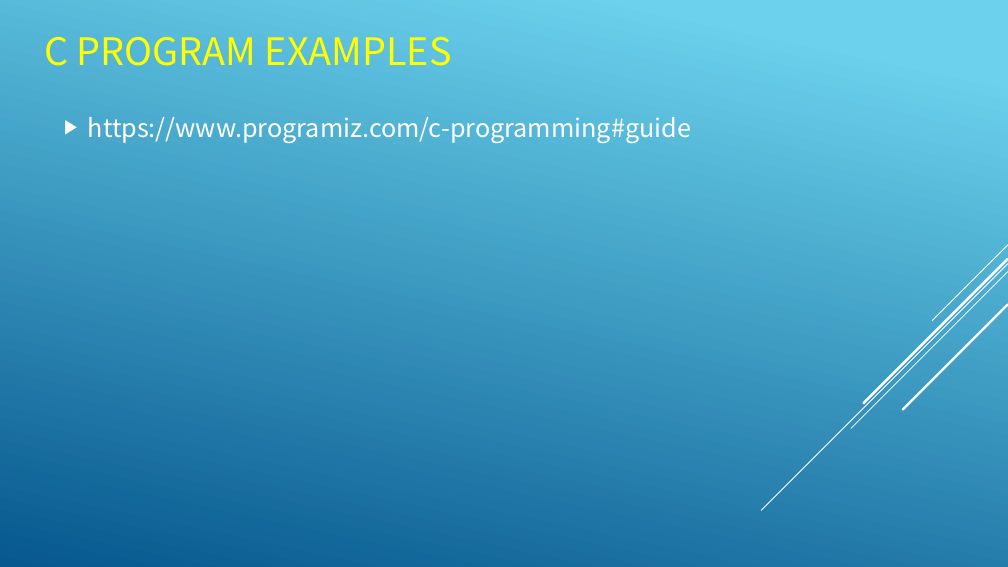
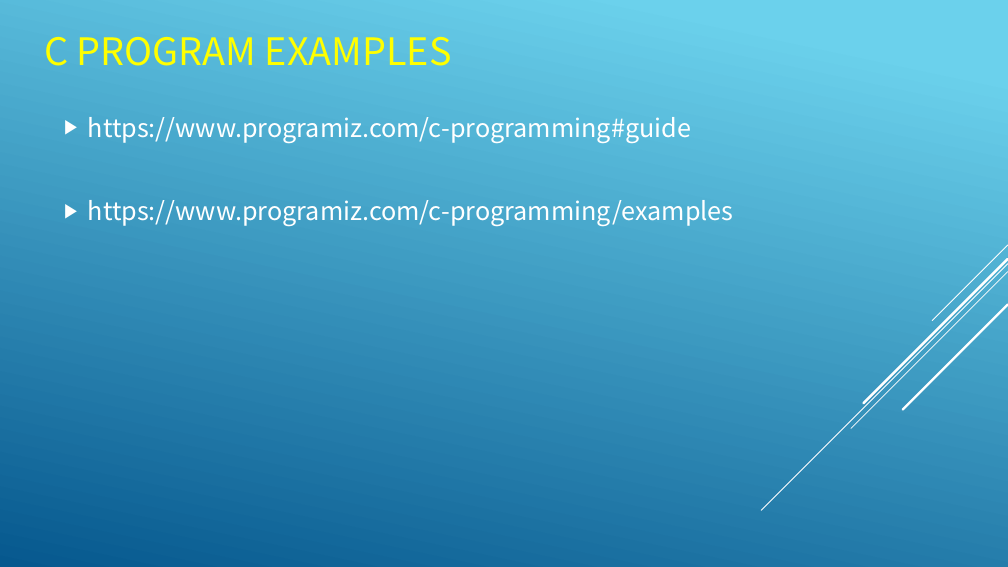
Before and after one commit to yckoincgu/C_Programming, a slide deck: slide 17 of 113/0910/C01_introduction.odp. Drawn at 1008x567 pixels with LibreOffice and Linux fonts; fonts in the diff are those of the drawing. Boxes give left, top, right and bottom in pixels: in the first picture for what was removed or moved away, otherwise in the second. Text is boxed around its words. In the diff, an @@ line names an element or a change of style, - is before the commit and + after.

```diff
--- a/113/0910/C01_introduction.odp
+++ b/113/0910/C01_introduction.odp
@@ text at (x1=88, y1=200, x2=734, y2=227): paragraph added @@
+▶ https://www.programiz.com/c-programming/examples
```
Also in this commit, not shown: 2 other files.
